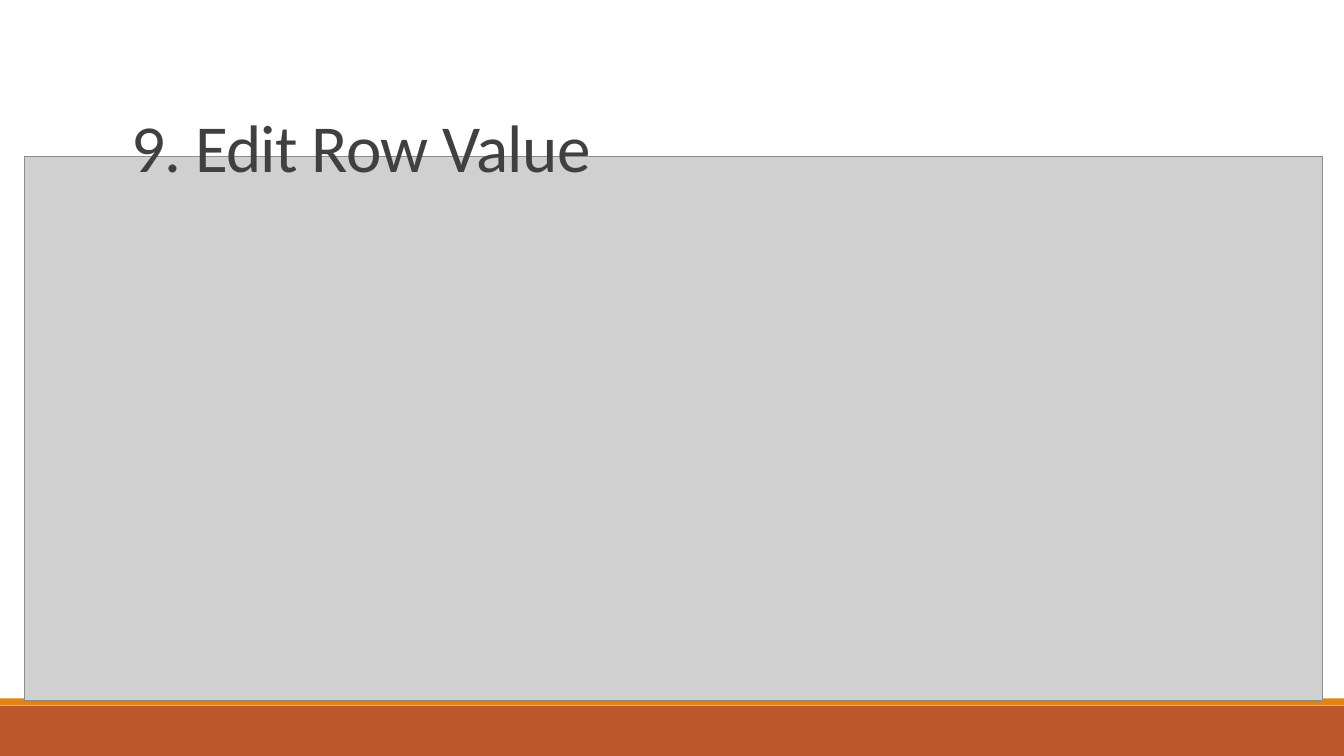
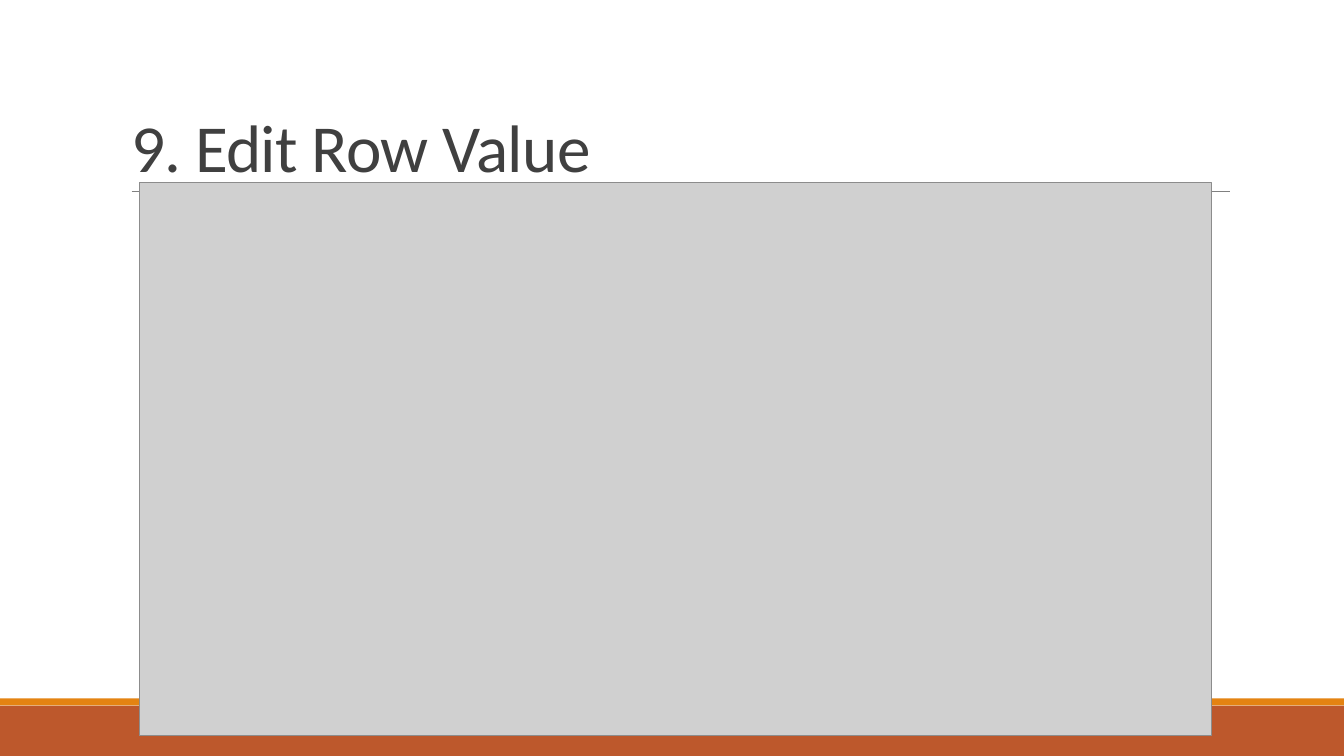
Before and after one commit to IgnaceBleukx/Software-Ontwerp, a slide deck: slide 35 of Presentaties/Iteration2.pptx (slide 33 before the commit). Drawn at 1344x756 pixels with LibreOffice and Linux fonts; fonts in the diff are those of the drawing; grey boxes stand for pictures. Boxes give left, top, right and bottom in pixels: in the first picture for what was removed or moved away, otherwise in the second. Text is boxed around its words. In the diff, an @@ line names an element or a change of style, - is before the commit and + after.

```diff
--- a/Presentaties/Iteration2.pptx
+++ b/Presentaties/Iteration2.pptx
@@ line added from (132, 192) to (1231, 192), #808080 0.5 pt @@
@@ picture: place and size @@
-picture at (24,156,1323,701)
+picture at (139,184,1212,736)
```
Also in this commit, not shown: 23 other slides changed, 12 slides added, 10 slides removed.
